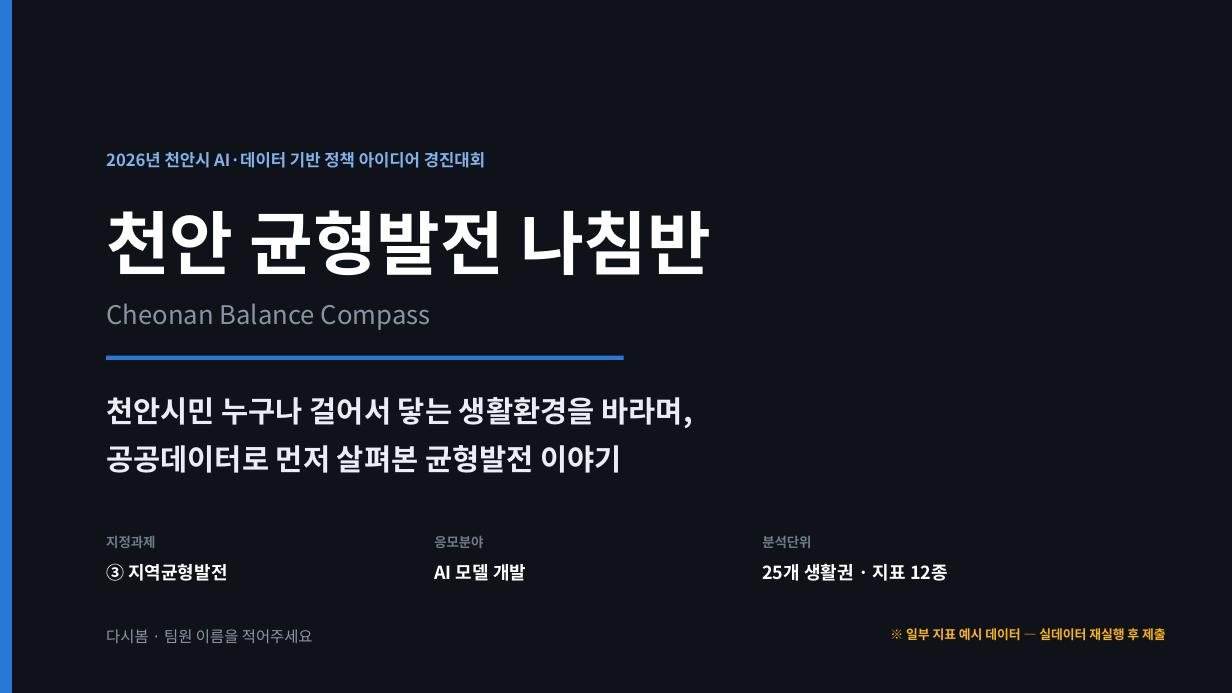
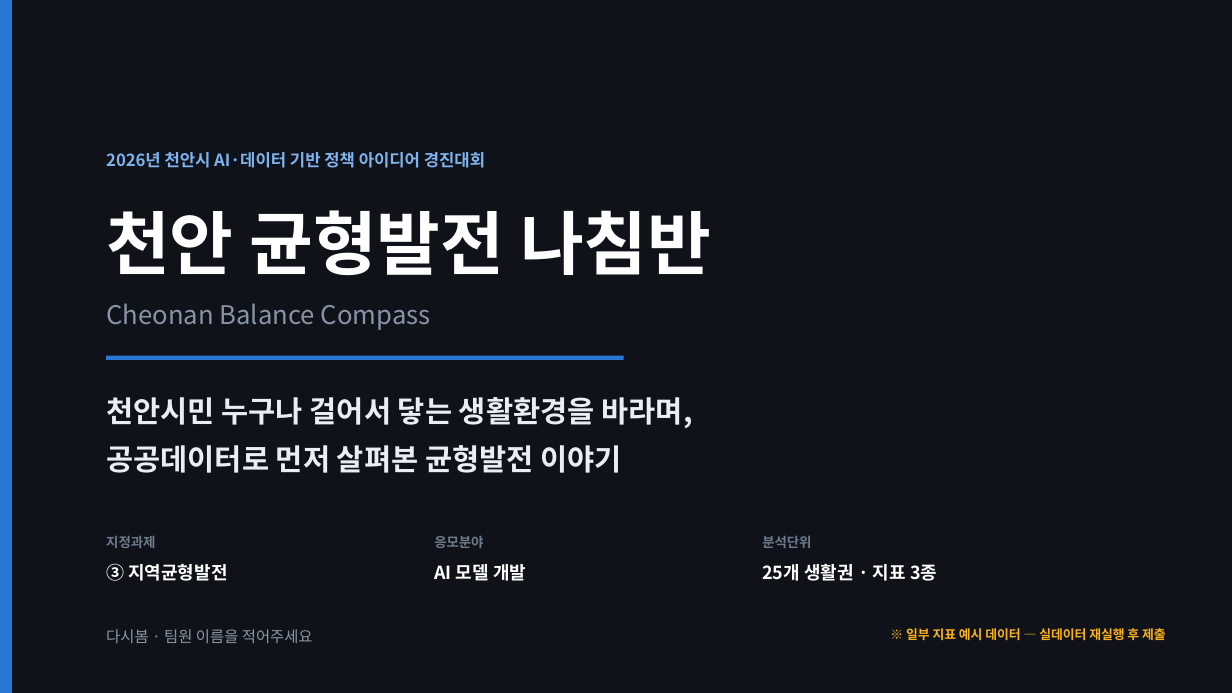
Before and after one commit to BioCode67/2026-AI-, a slide deck: slide 1 of deliverables/기획서_천안균형발전나침반_CBC.pptx. Drawn at 1232x693 pixels with LibreOffice and Linux fonts; fonts in the diff are those of the drawing. Boxes give left, top, right and bottom in pixels: in the first picture for what was removed or moved away, otherwise in the second. Text is boxed around its words. In the diff, an @@ line names an element or a change of style, - is before the commit and + after.

```diff
--- a/deliverables/기획서_천안균형발전나침반_CBC.pptx
+++ b/deliverables/기획서_천안균형발전나침반_CBC.pptx
@@ text at box(762, 564, 937, 581): text changed @@
-25개 생활권 · 지표 12종
+25개 생활권 · 지표 3종
```
Also in this commit, not shown: 15 other slides changed, 1 slide added, 2 slides removed, 24 other files.
